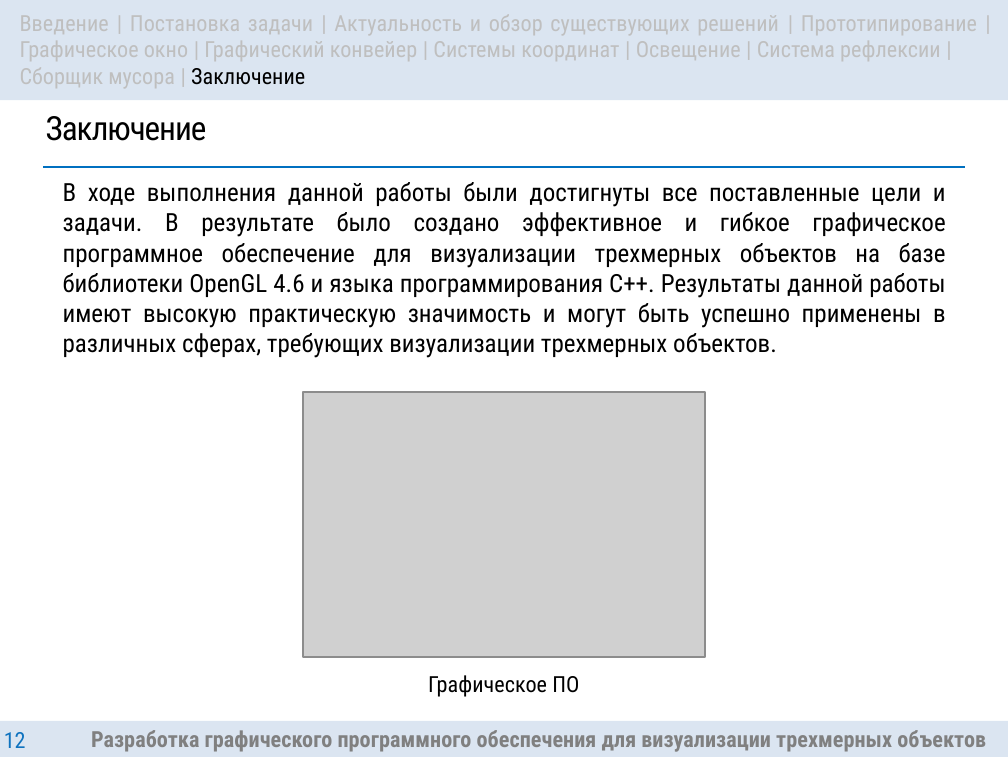
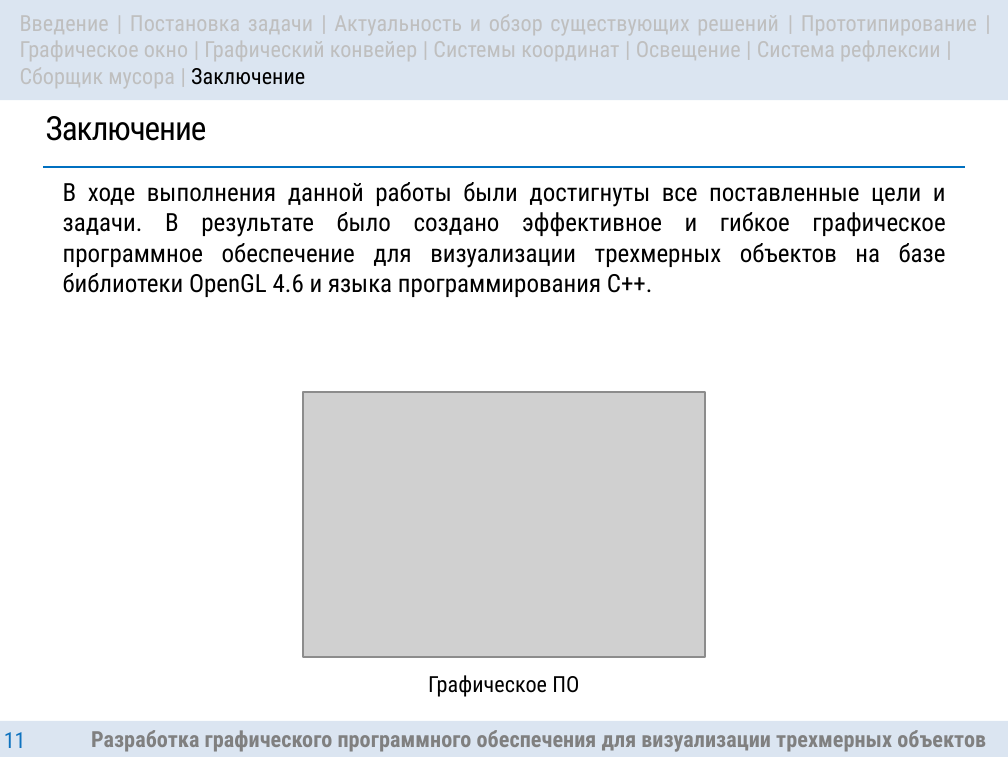
Before and after one commit to DanielDaVinci/Diploma, a slide deck: slide 11 of MIMAPS/presentation/Presentation.pptx (slide 12 before the commit). Drawn at 1008x757 pixels with LibreOffice and Linux fonts; fonts in the diff are those of the drawing; grey boxes stand for pictures. Boxes give left, top, right and bottom in pixels: in the first picture for what was removed or moved away, otherwise in the second. Text is boxed around its words. In the diff, an @@ line names an element or a change of style, - is before the commit and + after.

```diff
--- a/MIMAPS/presentation/Presentation.pptx
+++ b/MIMAPS/presentation/Presentation.pptx
@@ text at (63, 182, 946, 297): text changed @@
-В ходе выполнения данной работы были достигнуты все поставленные цели и задачи. В результате было создано эффективное и гибкое графическое программное обеспечение для визуализации трехмерных объектов на базе библиотеки OpenGL 4.6 и языка программирования C++. Результаты данной работы имеют высокую практическую значимость и могут быть успешно применены в различных сферах, требующих визуализации трехмерных объектов.
+В ходе выполнения данной работы были достигнуты все поставленные цели и задачи. В результате было создано эффективное и гибкое графическое программное обеспечение для визуализации трехмерных объектов на базе библиотеки OpenGL 4.6 и языка программирования C++.
@@ page number at (4, 732, 26, 748): text changed @@
-12
+11
```
Also in this commit, not shown: 4 other slides changed, 2 slides removed.
